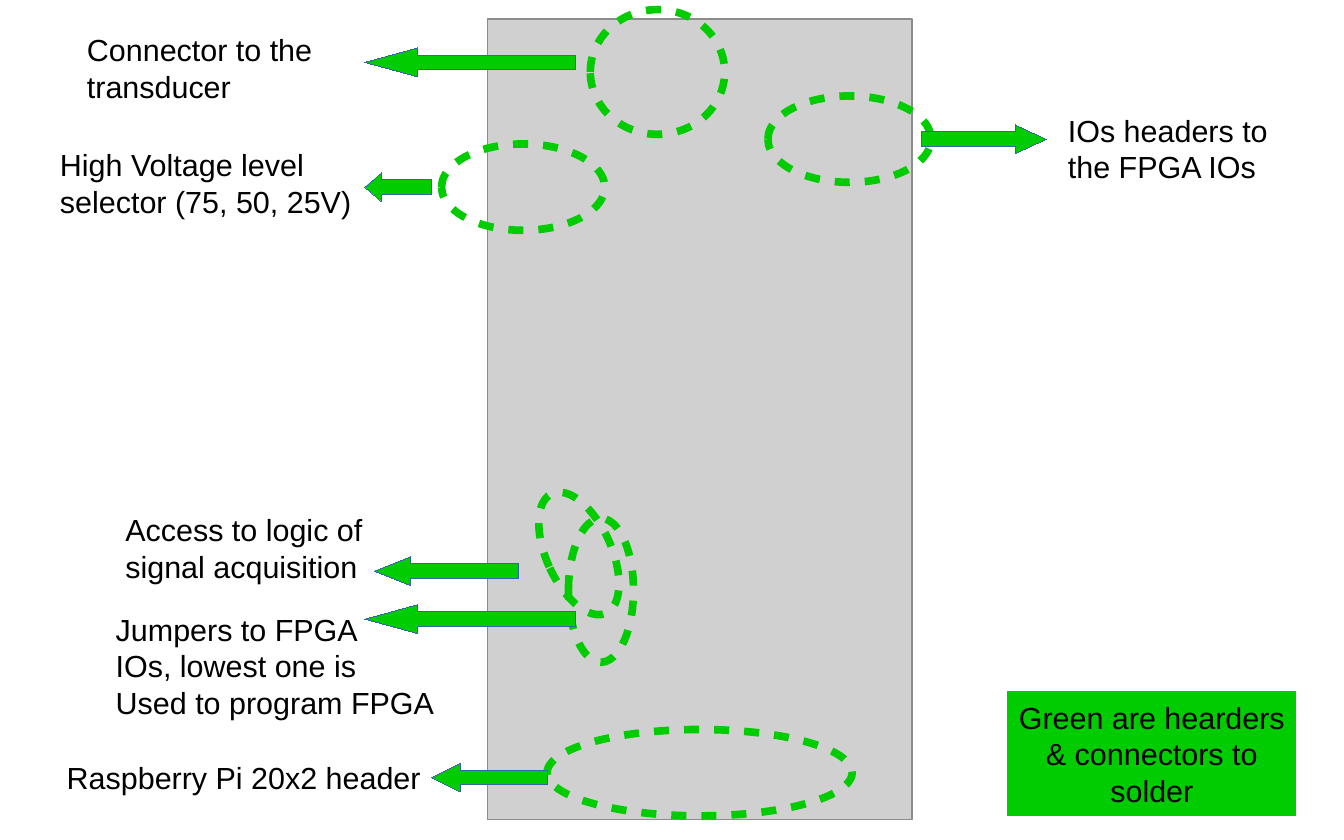
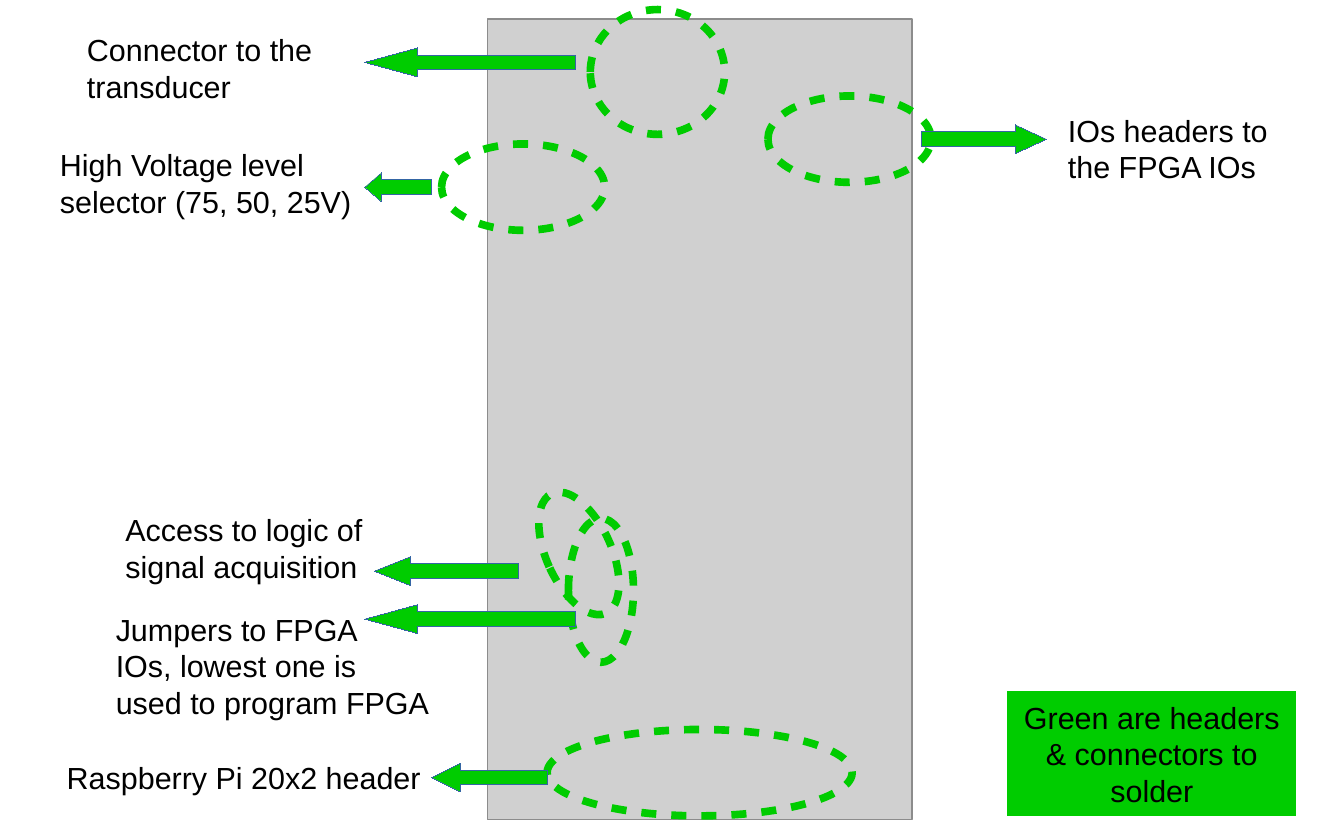
Before and after one commit to kelu124/un0rick, a slide deck: slide 1 of images/images.odp. Drawn at 1344x840 pixels with LibreOffice and Linux fonts; fonts in the diff are those of the drawing; grey boxes stand for pictures. Boxes give left, top, right and bottom in pixels: in the first picture for what was removed or moved away, otherwise in the second. Text is boxed around its words. In the diff, an @@ line names an element or a change of style, - is before the commit and + after.

```diff
--- a/images/images.odp
+++ b/images/images.odp
@@ text at (x1=116, y1=692, x2=429, y2=720): text changed @@
-Used to program FPGA
+used to program FPGA
@@ text in rectangle at (x1=1024, y1=707, x2=1280, y2=730): text changed @@
-Green are hearders
+Green are headers
```
Also in this commit, not shown: 1 slide added, 3 other files.
